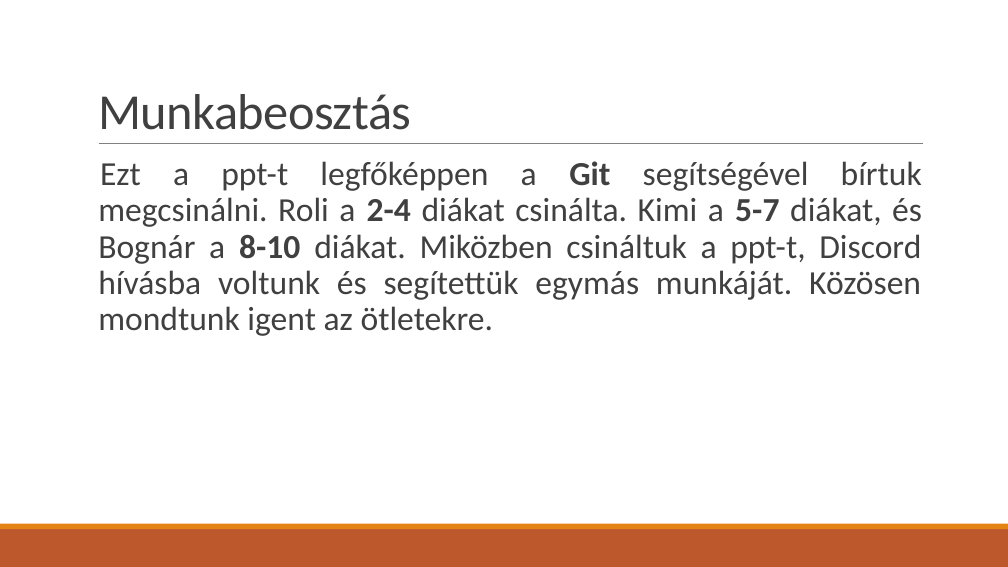
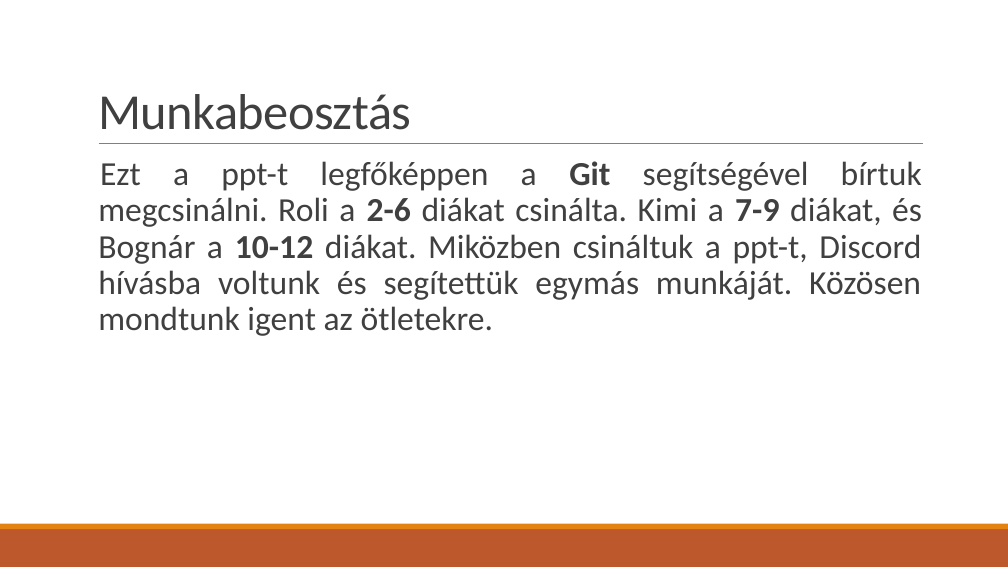
Before and after one commit to BognarBalint/Ikt_Projektmunka_2024-2025_Bogn-r_Roli_Kimi, a slide deck: slide 12 of Git_használat.pptx (slide 10 before the commit). Drawn at 1008x567 pixels with LibreOffice and Linux fonts; fonts in the diff are those of the drawing. Boxes give left, top, right and bottom in pixels: in the first picture for what was removed or moved away, otherwise in the second. Text is boxed around its words. In the diff, an @@ line names an element or a change of style, - is before the commit and + after.

```diff
--- a/Git_használat.pptx
+++ b/Git_használat.pptx
@@ text at bbox=[98, 161, 922, 336]: text changed @@
-  Ezt a ppt-t legfőképpen a Git segítségével bírtuk megcsinálni. Roli a 2-4 diákat csinálta. Kimi a 5-7 diákat, és Bognár a 8-10 diákat. Miközben csináltuk a ppt-t, Discord hívásba voltunk és segítettük egymás munkáját. Közösen mondtunk igent az ötletekre.
+  Ezt a ppt-t legfőképpen a Git segítségével bírtuk megcsinálni. Roli a 2-6 diákat csinálta. Kimi a 7-9 diákat, és Bognár a 10-12 diákat. Miközben csináltuk a ppt-t, Discord hívásba voltunk és segítettük egymás munkáját. Közösen mondtunk igent az ötletekre.
```
Also in this commit, not shown: 8 other slides changed, 2 slides added.
